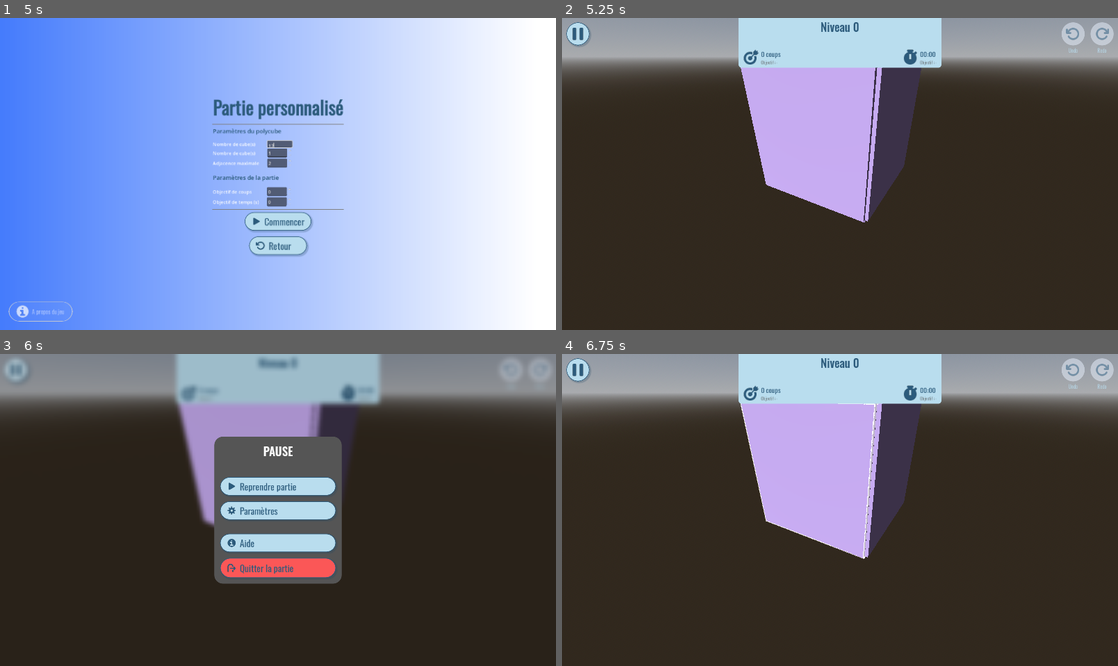
Above: before the commit, frames 1-4 (two rows, left to right).
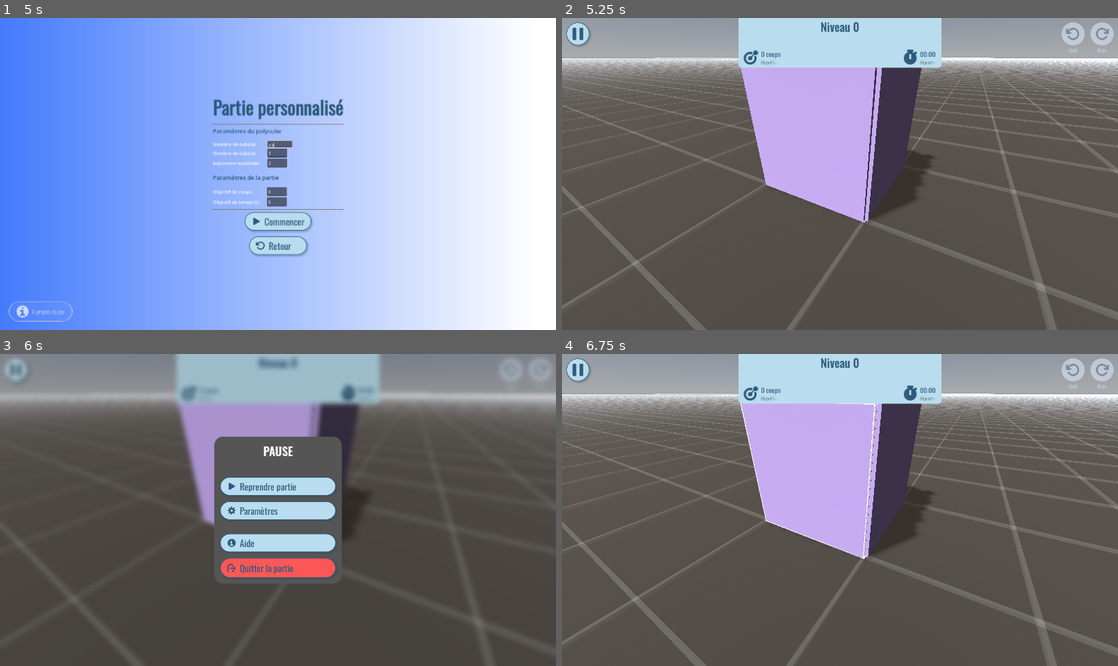
Above: after the commit, the same moments.

Repository: Turnute/PolyFold
Game: Godot game, scene res://scenes/interfaces/Menu.tscn
The game is run twice, just before and just after one commit, with the same random seed, the same clock (stepped at 60 frames per second) and the same inputs.
Inputs (mouse positions are in pixels of both pictures, inside the frame that each line leads up to):
- Up to frame 1 (5 s): click "Jouer" at 0.5 s; click "Jouer" at 1.25 s; click "Crédits" at 2 s; click "Niveaux" at 2.75 s; click "Personnalisé" at 3.5 s; click (278, 142) at 4.27 s; type "12" at 4.35 s
- Up to frame 2 (5.25 s): click "Commencer" at 5 s
- Up to frame 3 (6 s): click (16, 369) at 5.75 s
- Up to frame 4 (6.75 s): click "Reprendre partie" at 6.5 s

Frame 1 is identical in both runs. In frame 2, 73% of the frame differs, in the area x 0-100%, y 12-100%; in frame 3, 70%; in frame 4, 73%.

Commit message:
Add folding plane grid to game scene
Create a translucent grid plane with a visibility toggle and add it to the game scene.

Diff:
--- /dev/null
+++ b/polyfold/materials/GridMaterial.tres
@@ -0,0 +1,6 @@
+[gd_resource type="StandardMaterial3D" format=3 uid="uid://c0g1atpfw4uf5"]
+
+[resource]
+transparency = 1
+blend_mode = 1
+albedo_color = Color(1, 1, 1, 0.08235294)
--- /dev/null
+++ b/polyfold/prefabs/folding_plane.tscn
@@ -0,0 +1,20 @@
+[gd_scene format=3 uid="uid://va0armxu1gj0"]
+
+[ext_resource type="Script" uid="uid://b4r48e7wgh0lt" path="res://scripts/polycube/FoldingPlane.gd" id="1_dryck"]
+[ext_resource type="Material" uid="uid://c0g1atpfw4uf5" path="res://materials/GridMaterial.tres" id="2_hlq8r"]
+
+[sub_resource type="PlaneMesh" id="PlaneMesh_sxki6"]
+size = Vector2(500, 500)
+
+[sub_resource type="StandardMaterial3D" id="StandardMaterial3D_m7ri8"]
+transparency = 1
+blend_mode = 1
+albedo_color = Color(0, 0, 0, 1)
+
+[node name="FoldingPlane" type="Node3D" unique_id=1749935408]
+script = ExtResource("1_dryck")
+_grid_material = ExtResource("2_hlq8r")
+
+[node name="Plane" type="MeshInstance3D" parent="." unique_id=1686815786]
+mesh = SubResource("PlaneMesh_sxki6")
+surface_material_override/0 = SubResource("StandardMaterial3D_m7ri8")
--- a/polyfold/scenes/GameScene.tscn
+++ b/polyfold/scenes/GameScene.tscn
@@ -3,6 +3,7 @@
 [ext_resource type="Script" uid="uid://q8ap87w27sm3" path="res://scripts/gameplay/SpawnPolycube.gd" id="1_xy3my"]
 [ext_resource type="Script" uid="uid://c0byudojwg0gv" path="res://scripts/gameplay/Camera3d.gd" id="2_cxv17"]
 [ext_resource type="Script" uid="uid://b6inn0km6nbue" path="res://scripts/gameplay/FoldDragController.gd" id="3_cxv17"]
+[ext_resource type="PackedScene" uid="uid://va0armxu1gj0" path="res://prefabs/folding_plane.tscn" id="4_18ig4"]
 
 [sub_resource type="ProceduralSkyMaterial" id="ProceduralSkyMaterial_xy3my"]
 sky_horizon_color = Color(0.66224277, 0.6717428, 0.6867428, 1)
@@ -34,3 +35,5 @@
 script = ExtResource("3_cxv17")
 
 [node name="RayCast3D" type="RayCast3D" parent="Camera3D" unique_id=1962511222]
+
+[node name="FoldingPlane" parent="." unique_id=1749935408 instance=ExtResource("4_18ig4")]
--- /dev/null
+++ b/polyfold/scripts/polycube/FoldingPlane.gd
@@ -0,0 +1,37 @@
+extends Node3D
+
+@export var _grid_material: StandardMaterial3D
+@onready var _mesh: MeshInstance3D = $Plane
+
+func _ready() -> void:
+	initGrid()
+
+func initGrid() -> void:
+	var size : Vector2 = _mesh.mesh.size
+	for i in range(size[0]/2):
+		var line_x : MeshInstance3D = MeshInstance3D.new()
+		line_x.mesh = BoxMesh.new()
+		line_x.material_override = _grid_material
+
+		var line_z : MeshInstance3D = MeshInstance3D.new()
+		line_z.mesh = BoxMesh.new()
+		line_z.material_override = _grid_material
+
+		line_x.mesh.size = Vector3(200.0, 0.025, 0.025)
+		line_z.mesh.size = Vector3(0.025, 0.025, 200.0)
+
+		var line_xx : MeshInstance3D = line_x.duplicate()
+		var line_zz : MeshInstance3D = line_z.duplicate()
+
+		line_x.position = Vector3(0, 0, i + 0.5)
+		line_xx.position = Vector3(0, 0, -1 * i - 0.5)
+		line_z.position = Vector3(i + 0.5, 0, 0)
+		line_zz.position = Vector3(-1 * i - 0.5, 0, 0)
+
+		add_child(line_x)
+		add_child(line_xx)
+		add_child(line_z)
+		add_child(line_zz)
+
+func switch() -> void :
+	self.visible = not self.visible
Not shown, added: polyfold/scripts/polycube/FoldingPlane.gd.uid
